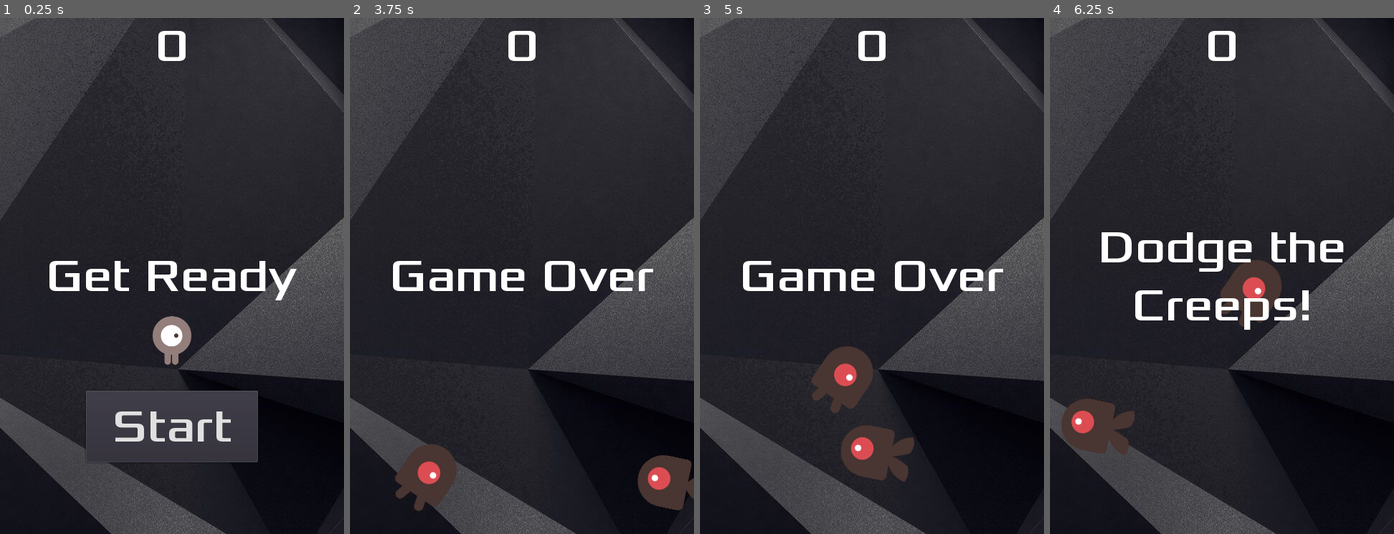
Above: before the commit, frames 1-4 (left to right).
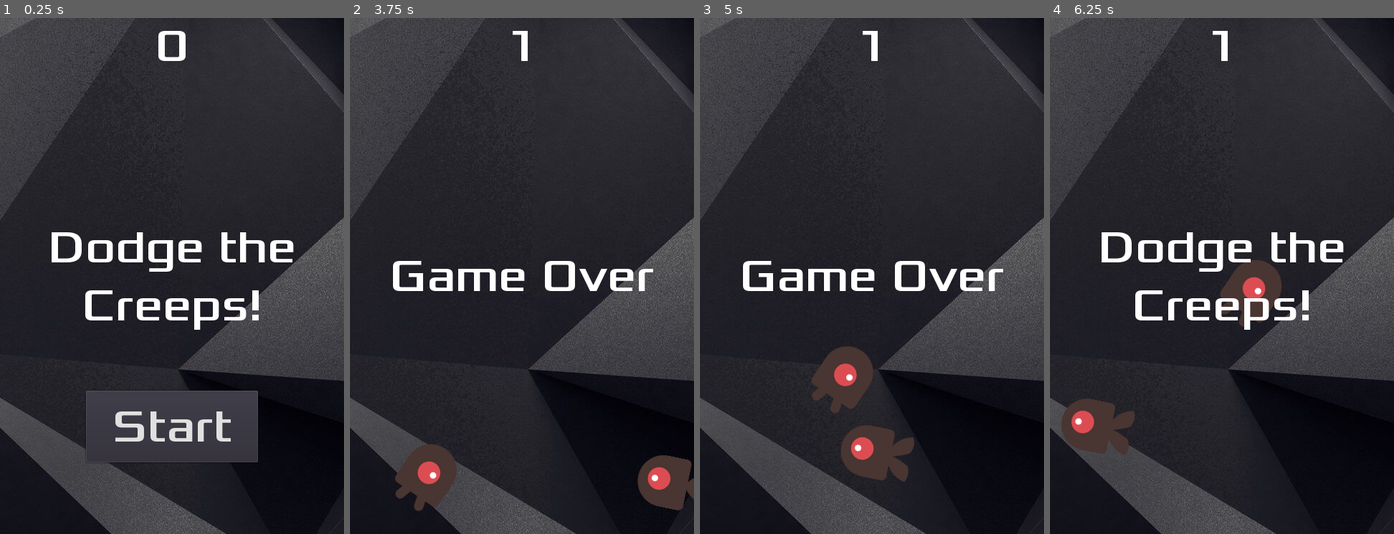
Above: after the commit, the same moments.

Repository: Isaac11h/Dodge-the-Creeps
Game: Godot game, scene res://Main.tscn
Same seed, same stepped clock (60 frames per second), same inputs: the game is played once before the commit and once after it.
Inputs:
- Up to frame 1 (0.25 s): no input
- Up to frame 2 (3.75 s): click "Start" at 0.5 s; tap Enter at 1.25 s; hold Right (move_right) 1.28-2.03 s; hold Down (move_down) 2.03-2.78 s; hold Right (move_right) 2.78-3.53 s; hold Up (move_up) from 3.53 s (still down)
- Up to frame 3 (5 s): release Up (move_up) at 4.28 s; hold Left (move_left) from 4.28 s (still down)
- Up to frame 4 (6.25 s): release Left (move_left) at 5.78 s; hold Down (move_down) from 5.78 s (still down)

The runs differ from the first frame. In frame 1, 5.2% of the frame differs, in the area x 14-87%, y 41-68%; in frame 2, 0.3%; in frame 3, 0.3%; in frame 4, 0.3%.

Commit message:
Correcció Puntuació

Diff:
--- a/HUD.gd
+++ b/HUD.gd
@@ -20,6 +20,7 @@
 	$StartButton.show()
 
 func update_score(score):
+	print(score)
 	$ScoreLabel.text = str(score)
 
 func _on_StartButton_pressed():
--- a/Main.gd
+++ b/Main.gd
@@ -5,7 +5,6 @@
 
 func _ready():
 	randomize()
-	new_game()
 
 func game_over():
 	$ScoreTimer.stop()
@@ -22,6 +21,7 @@
 
 func _on_ScoreTimer_timeout():
 	score += 1
+	$HUD.update_score(score)
 
 func _on_StartTimer_timeout():
 	$MobTimer.start()
